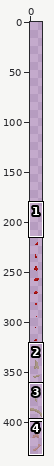
Edited in one commit: sprite sheet (Game/ReptileRampage/Assets/Sprites/deathparticles.png). Above, an overview of the earlier version with the close-up marked.
Close-up. As it was:
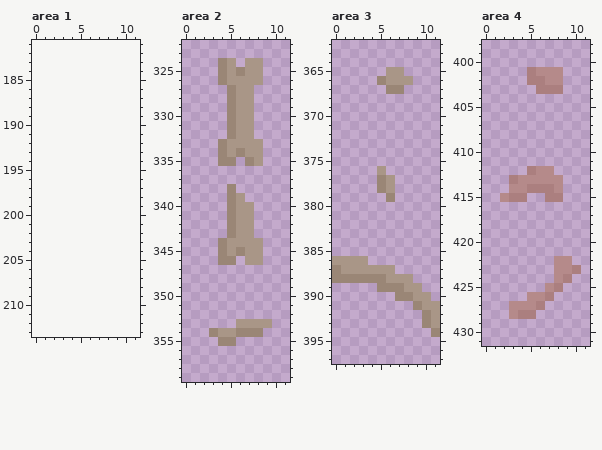
The file is 12x216 pixels. Shown: area 1: x 0..11, y 181..213; area 2: x 0..11, y 322..359; area 3: x 0..11, y 362..397; area 4: x 0..11, y 398..431. The old version is drawn lined up with the new one, on the new canvas. The commit also changed other parts of the picture, which this record leaves out.
After:
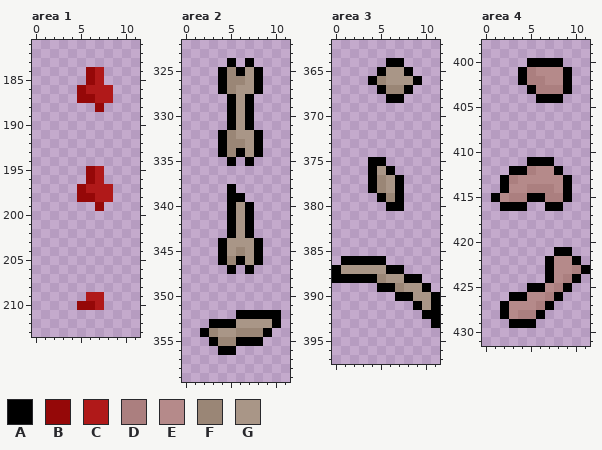
Palette (. is transparent): A #000000  B #950808  C #b01919  D #ab7f7f  E #b58a8a  F #9a8676  G #a99687
The edit:
canvas 12x216 -> 12x432, the old top-left corner now at 0,216
Area 1:
y 184..185: x 6..7 .. -> BC
y 186: x 5..8 .... -> BCCC
y 187: x 5..8 .... -> BBCC
y 188: x 7 . -> B
y 195..196: x 6..7 .. -> BC
y 197: x 5..8 .... -> BCCC
y 198: x 5..8 .... -> BBCC
y 199: x 7 . -> B
y 209: x 6..7 .. -> CC
y 210: x 5..7 ... -> BBC
Area 2:
y 324: x 4..5 FG -> .A; x 7..8 GG -> A.
y 325: x 4..6 FGF -> AFA; x 8 G -> A
y 326: x 4..6 FGG -> AFF; x 8 G -> A
y 327: x 4 . -> A; x 8 . -> A
y 328..331: x 5 F -> A; x 7 G -> A
y 332: x 4 . -> A; x 8 . -> A
y 333: x 4..6 FGG -> AFF; x 8 G -> A
y 334: x 4..6 FGF -> AFA; x 8 G -> A
y 335: x 4..5 FF -> .A; x 7..8 FG -> A.
y 338: x 5 F -> A
y 339: x 5..6 FG -> AA
y 340..343: x 5 F -> A; x 7 G -> A
y 344..345: x 4 F -> A; x 8 G -> A
y 346: x 4 F -> A; x 6 . -> A; x 8 G -> A
y 347: x 5 . -> A; x 7 . -> A
y 352: x 6..10 ..... -> AAAAA
y 353: x 3..5 ... -> AAA; x 10 . -> A
y 354: x 2 . -> A; x 9 . -> A
y 355: x 3 . -> A; x 6..8 ... -> AAA
y 356: x 4..5 .. -> AA
Area 3:
y 364: x 6..7 .. -> AA
y 365: x 5 . -> A; x 8 . -> A
y 366: x 4 . -> A; x 9 . -> A
y 367: x 5 . -> A; x 8 . -> A
y 368: x 6..7 .. -> AA
y 375: x 4..5 .. -> AA
y 376: x 4 . -> A; x 6 . -> A
y 377..378: x 4 . -> A; x 7 . -> A
y 379: x 5 . -> A; x 7 . -> A
y 380: x 6..7 .. -> AA
y 386: x 0..5 GGGG.. -> .AAAAA
y 387: x 0 F -> A; x 6..7 G. -> AA
y 388: x 0..4 FFFFF -> AAAAA; x 8..9 G. -> AA
y 389: x 5..6 FF -> AA; x 10 . -> A
y 390: x 7..8 FF -> AA; x 11 . -> A
y 391: x 9 F -> A; x 11 G -> A
y 392: x 10..11 FG -> AA
y 393: x 10..11 FG -> .A
y 394: x 11 F -> .
Area 4:
y 400: x 5..8 .... -> AAAA
y 401..402: x 4 . -> A; x 9 . -> A
y 403: x 5 . -> A; x 9 . -> A
y 404: x 6..8 ... -> AAA
y 411: x 5..7 ... -> AAA
y 412: x 3..4 .. -> AA; x 8 . -> A
y 413..414: x 2 . -> A; x 9 . -> A
y 415: x 1 . -> A; x 5..6 .. -> AA; x 9 . -> A
y 416: x 2..4 ... -> AAA; x 7..8 .. -> AA
y 421: x 8..9 .. -> AA
y 422: x 7 . -> A; x 10 . -> A
y 423: x 7 . -> A; x 11 . -> A
y 424: x 7 . -> A; x 10 . -> A
y 425: x 5..6 .. -> AA; x 9 . -> A
y 426: x 3..4 .. -> AA; x 8 . -> A
y 427: x 2 . -> A; x 7 . -> A
y 428: x 2 . -> A; x 6 . -> A
y 429: x 3..5 ... -> AAA
